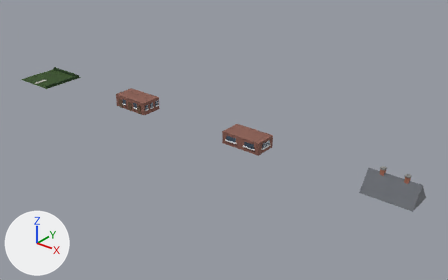
Before and after pictures for a commit that changed the Blender file objects/VanillaReplacements/Building/BLDHOU17/OG_BLDHOU17.blend.
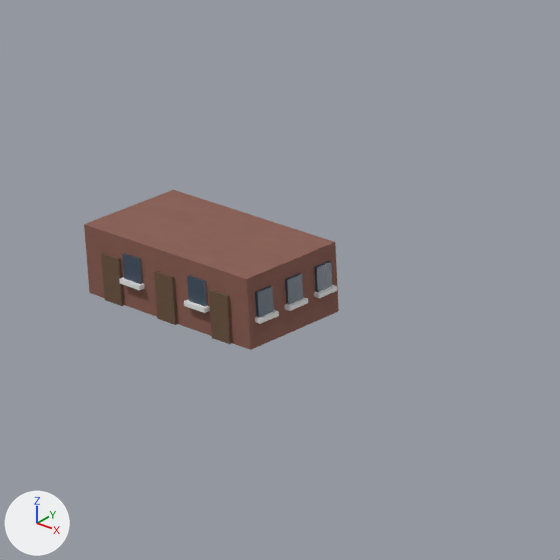
The first picture shows the older version from a 50 mm camera at (126.6, -88.4, 54.5) aimed at (53.4, 3.1, -2.3). The close-ups show the older and then the newer version on the part from 23% to 44% of the width and 20% to 54% of the height of that picture. Only the edits that show in the close-ups are written down. Every picture has the same lights, and +X, +Y and +Z are marked at lower left.
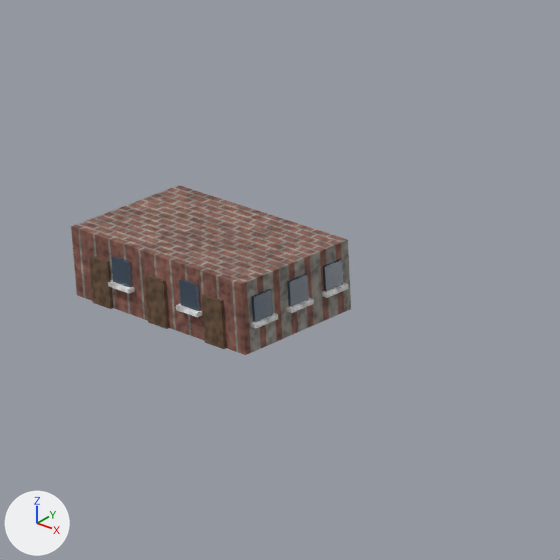
Where the newer file only moved an object's origin or applied its transform, the numbers keep the older frame.

The change, as a diff of the scene's bpy script:
```diff
--- a/objects/VanillaReplacements/Building/BLDHOU17/OG_BLDHOU17.blend.py
+++ b/objects/VanillaReplacements/Building/BLDHOU17/OG_BLDHOU17.blend.py
@@ mat_darkbrick_darkbrick @@
 mat_darkbrick_darkbrick = bpy.data.materials.new('Darkbrick darkbrick')
-# nodes: BsdfPrincipled, MixRGB, OutputMaterial, TexNoise, ValToRGB
-# colours: brown #906155, light grey #cbcbcb, white #ffffff
+# nodes: BsdfPrincipled, MixRGB x2, OutputMaterial, TexBrick, TexCoord x2, TexNoise x2, ValToRGB x2
+# colours: brown #906155, brown #81564b, grey #959089, light grey #c8c8c8, white #ffffff, white #e9e9e9
@@ me_cube_004 @@
 # used by ob_cube_004; parent = ob_part1; location = (0.0, 0.512, 1.426)
-me_cube_004.from_pydata(...)  # 8 vertices, 6 faces; spans x -4.4..4.4, y -2.35..2.35, z -1.43..1.43
-me_cube_004.vertices[0].co = (-4.4, -2.35, -1.43)  # pixel (89, 292)
-me_cube_004.vertices[1].co = (-4.4, -2.35, 1.43)  # pixel (83, 224)
-me_cube_004.vertices[2].co = (-4.4, 2.35, -1.43)
-me_cube_004.vertices[3].co = (-4.4, 2.35, 1.43)  # pixel (173, 189)
-me_cube_004.vertices[4].co = (4.4, -2.35, -1.43)  # pixel (250, 349)
-me_cube_004.vertices[5].co = (4.4, -2.35, 1.43)  # pixel (246, 279)
-me_cube_004.vertices[6].co = (4.4, 2.35, -1.43)  # pixel (338, 311)
-me_cube_004.vertices[7].co = (4.4, 2.35, 1.43)  # pixel (335, 242)
+me_cube_004.from_pydata(...)  # 8 vertices, 6 faces; spans x -4.61..4.61, y -2.83..2.83, z -1.43..1.43
+# me_cube_004 part 1
+me_cube_004.vertices[0].co = (-4.61, -2.83, -1.43)  # pixel (76, 295)
+me_cube_004.vertices[1].co = (-4.61, -2.83, 1.43)  # pixel (71, 226)
+me_cube_004.vertices[2].co = (-4.61, 2.83, -1.43)
+me_cube_004.vertices[3].co = (-4.61, 2.83, 1.43)  # pixel (178, 185)
+me_cube_004.vertices[4].co = (4.61, -2.83, -1.43)  # pixel (245, 355)
+me_cube_004.vertices[5].co = (4.61, -2.83, 1.43)  # pixel (241, 284)
+me_cube_004.vertices[6].co = (4.61, 2.83, -1.43)  # pixel (351, 308)
+me_cube_004.vertices[7].co = (4.61, 2.83, 1.43)  # pixel (347, 239)
 me_cube_004.materials.append(mat_darkbrick_darkbrick)
@@ ob_cube_005 @@
 ob_cube_005.parent = ob_part1
-ob_cube_005.location = (-1.761, -1.904, 1.712)
+ob_cube_005.location = (-1.843, -2.375, 1.712)
@@ ob_cube_007 @@
 ob_cube_007.parent = ob_part1
-ob_cube_007.location = (1.761, -1.904, 1.712)
+ob_cube_007.location = (1.843, -2.375, 1.712)
@@ ob_cube_025 @@
 ob_cube_025.parent = ob_part1
-ob_cube_025.location = (4.463, -1.057, 1.712)
+ob_cube_025.location = (4.668, -1.372, 1.712)
@@ ob_cube_026 @@
 ob_cube_026.parent = ob_part1
-ob_cube_026.location = (4.537, -1.057, 1.119)
+ob_cube_026.location = (4.741, -1.372, 1.119)
@@ ob_cube_027 @@
 ob_cube_027.parent = ob_part1
-ob_cube_027.location = (4.463, 0.512, 1.712)
+ob_cube_027.location = (4.668, 0.512, 1.712)
@@ ob_cube_028 @@
 ob_cube_028.parent = ob_part1
-ob_cube_028.location = (4.537, 0.512, 1.119)
+ob_cube_028.location = (4.741, 0.512, 1.119)
@@ ob_cube_029 @@
 ob_cube_029.parent = ob_part1
-ob_cube_029.location = (4.463, 2.081, 1.712)
+ob_cube_029.location = (4.668, 2.395, 1.712)
@@ ob_cube_030 @@
 ob_cube_030.parent = ob_part1
-ob_cube_030.location = (4.537, 2.081, 1.119)
+ob_cube_030.location = (4.741, 2.395, 1.119)
@@ ob_cube_031 @@
 ob_cube_031.parent = ob_part1
-ob_cube_031.location = (-2.935, -1.904, 0.97)
+ob_cube_031.location = (-3.071, -2.375, 0.97)
@@ ob_cube_032 @@
 ob_cube_032.parent = ob_part1
-ob_cube_032.location = (0.0, -1.904, 0.97)
+ob_cube_032.location = (0.0, -2.375, 0.97)
@@ ob_cube_033 @@
 ob_cube_033.parent = ob_part1
-ob_cube_033.location = (2.935, -1.904, 0.97)
+ob_cube_033.location = (3.071, -2.375, 0.97)
```

Changed parts and their boxes [x1, y1, x2, y2] in the close-ups (560 x 560 px):
'Cube.004', surface changed, reshaped (10% wider, 6% taller): before [84, 190, 339, 350]; after [71, 185, 351, 355]
'Cube.031', moved: before [101, 252, 124, 306]; after [89, 255, 113, 309]
'Cube.032', moved: before [154, 271, 178, 325]; after [145, 274, 169, 329]
'Cube.033', moved: before [209, 289, 232, 344]; after [202, 294, 226, 349]
'Cube.005', moved: before [122, 253, 142, 284]; after [111, 256, 132, 287]
'Cube.007', moved: before [187, 275, 207, 306]; after [179, 279, 200, 311]
'Cube.029', moved: before [314, 261, 332, 292]; after [323, 259, 343, 291]
'Cube.027', moved: before [285, 273, 303, 305]; after [287, 274, 309, 307]
'Cube.025', moved: before [255, 286, 274, 317]; after [251, 289, 273, 322]
'Cube.030', moved: before [314, 285, 337, 298]; after [322, 283, 349, 298]
'Cube.026', moved: before [255, 310, 279, 324]; after [251, 313, 278, 328]
'Cube.028', moved: before [284, 297, 308, 311]; after [287, 298, 314, 313]
